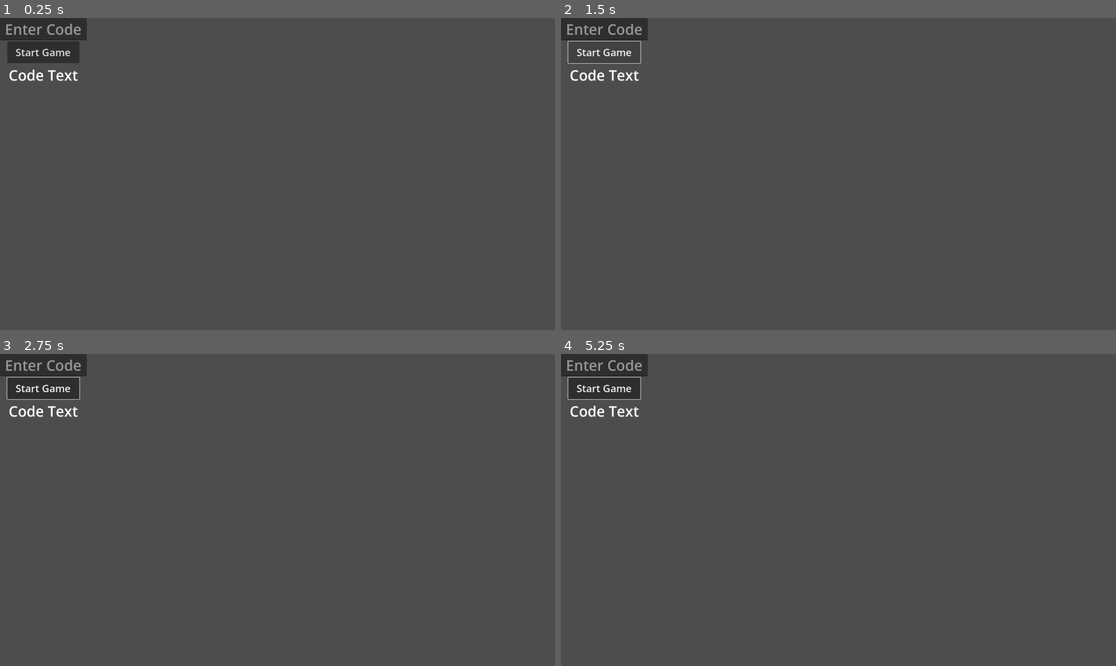
Above: before the commit, frames 1-4 (two rows, left to right).
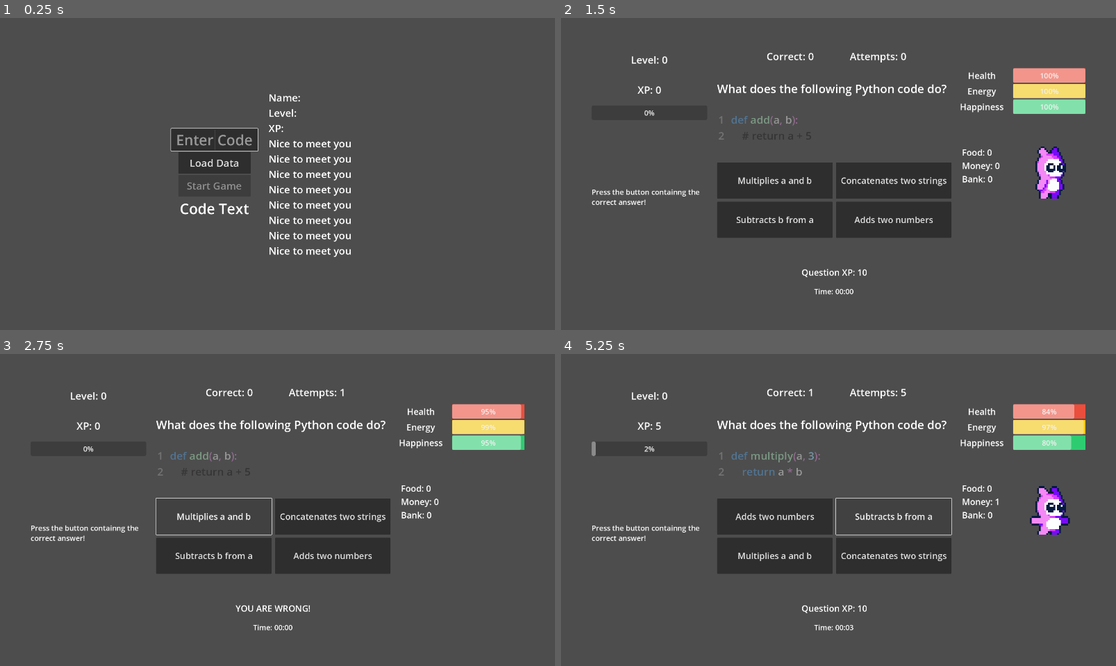
Above: after the commit, the same moments.

Repository: jweimerjr46/update-stats
Game: Godot game, scene res://main_menu.tscn
The game is run twice, just before and just after one commit, with the same random seed, the same clock (stepped at 60 frames per second) and the same inputs.
Inputs (mouse positions are in pixels of both pictures, inside the frame that each line leads up to):
- Up to frame 1 (0.25 s): no input
- Up to frame 2 (1.5 s): click (777, 161) at 0.5 s, where only the run after the commit has a clickable "Load Data"; click "Start Game" at 1.25 s
- Up to frame 3 (2.75 s): click (216, 516) at 2 s, where only the run after the commit has a clickable "Multiplies a and b"
- Up to frame 4 (5.25 s): click (894, 516) at 2.75 s, where only the run after the commit has a clickable "Concatenates two strings"; click (777, 556) at 3.5 s, where only the run after the commit has a clickable "Subtracts b from a"; click (777, 538) at 4.25 s, where only the run after the commit has a clickable "Concatenates two strings"; click (894, 538) at 5 s, where only the run after the commit has a clickable "Subtracts b from a"

The runs differ from the first frame. In frame 1, 5.6% of the frame differs, in the area x 0-64%, y 0-77%; in frame 2, 15%, in the area x 0-95%, y 0-89%; in frame 3, 13%; in frame 4, 14%.
Error before the commit: Parse Error: Identifier "syntax_label" not declared in the current scope. (res://MainMenu.gd:10)

Commit message:
added a load data button

Diff:
--- a/MainMenu.gd
+++ b/MainMenu.gd
@@ -1,14 +1,17 @@
 extends Control
 
-@onready var game_code = $VBoxContainer/GameCode
-@onready var code_label = $VBoxContainer/Codelabel
-
+@onready var game_code = $HBoxContainer/VBoxContainer/GameCode
+@onready var code_label = $HBoxContainer/VBoxContainer/Codelabel
+@onready var start_button = $HBoxContainer/VBoxContainer/StartButton
+@onready var name_label = $HBoxContainer/MarginContainer/VBoxContainer2/NameLabel
+@onready var xp_label = $HBoxContainer/MarginContainer/VBoxContainer2/XPLabel
 
 
 # Called when the node enters the scene tree for the first time.
 func _ready():
-	syntax_label.gutters_draw_line_numbers = true
 	game_code.grab_focus()
+	start_button.disabled = true
+
 
 
 @warning_ignore("unused_parameter")
@@ -23,10 +26,17 @@
 
 
 func _on_start_button_pressed():
+
+	get_tree().change_scene_to_file("res://quiz_screen.tscn")
+
+
+func _on_load_data_button_pressed():
+	start_button.disabled = false
 	if len(game_code.text) < 10:
 		Global.player_name = game_code.text
 	else:
 		var split_string = game_code.text.split()
 		#print(int(split_string[0] + split_string[1]))
 		Global.player_health = int(split_string[0] + split_string[1])
-	get_tree().change_scene_to_file("res://quiz_screen.tscn")
+	name_label.text = "Name: " + Global.player_name
+	xp_label.text = "XP: " + str(Global.xp)
--- a/main_menu.tscn
+++ b/main_menu.tscn
@@ -12,9 +12,18 @@
 script = ExtResource("1_y00vl")
 
 [node name="HBoxContainer" type="HBoxContainer" parent="."]
-layout_mode = 0
-offset_right = 40.0
-offset_bottom = 40.0
+layout_mode = 1
+anchors_preset = 8
+anchor_left = 0.5
+anchor_top = 0.5
+anchor_right = 0.5
+anchor_bottom = 0.5
+offset_left = -368.5
+offset_top = -117.5
+offset_right = 368.5
+offset_bottom = 117.5
+grow_horizontal = 2
+grow_vertical = 2
 
 [node name="VBoxContainer" type="VBoxContainer" parent="HBoxContainer"]
 layout_mode = 2
@@ -31,11 +40,19 @@
 clear_button_enabled = true
 caret_blink = true
 
+[node name="LoadDataButton" type="Button" parent="HBoxContainer/VBoxContainer"]
+custom_minimum_size = Vector2(250, 75)
+layout_mode = 2
+size_flags_horizontal = 4
+theme_override_font_sizes/font_size = 35
+text = "Load Data"
+
 [node name="StartButton" type="Button" parent="HBoxContainer/VBoxContainer"]
 custom_minimum_size = Vector2(250, 75)
 layout_mode = 2
 size_flags_horizontal = 4
 theme_override_font_sizes/font_size = 35
+disabled = true
 text = "Start Game"
 
 [node name="Codelabel" type="Label" parent="HBoxContainer/VBoxContainer"]
@@ -49,11 +66,90 @@
 
 [node name="MarginContainer" type="MarginContainer" parent="HBoxContainer"]
 layout_mode = 2
+theme_override_constants/margin_left = 33
+theme_override_constants/margin_top = 0
 
 [node name="VBoxContainer2" type="VBoxContainer" parent="HBoxContainer/MarginContainer"]
 layout_mode = 2
 
-[node name="RichTextLabel" type="RichTextLabel" parent="HBoxContainer/MarginContainer/VBoxContainer2"]
+[node name="NameLabel" type="Label" parent="HBoxContainer/MarginContainer/VBoxContainer2"]
+custom_minimum_size = Vector2(400, 40)
 layout_mode = 2
+theme_override_font_sizes/font_size = 35
+text = "Name: "
+vertical_alignment = 1
 
+[node name="LevelLabel" type="Label" parent="HBoxContainer/MarginContainer/VBoxContainer2"]
+custom_minimum_size = Vector2(400, 40)
+layout_mode = 2
+theme_override_font_sizes/font_size = 35
+text = "Level:
+"
+vertical_alignment = 1
+
+[node name="XPLabel" type="Label" parent="HBoxContainer/MarginContainer/VBoxContainer2"]
+custom_minimum_size = Vector2(400, 40)
+layout_mode = 2
+theme_override_font_sizes/font_size = 35
+text = "XP:
+"
+vertical_alignment = 1
+
+[node name="BankLabel" type="Label" parent="HBoxContainer/MarginContainer/VBoxContainer2"]
+custom_minimum_size = Vector2(400, 40)
+layout_mode = 2
+theme_override_font_sizes/font_size = 35
+text = "Nice to meet you"
+vertical_alignment = 1
+
+[node name="HealthLabel" type="Label" parent="HBoxContainer/MarginContainer/VBoxContainer2"]
+custom_minimum_size = Vector2(400, 40)
+layout_mode = 2
+theme_override_font_sizes/font_size = 35
+text = "Nice to meet you"
+vertical_alignment = 1
+
+[node name="EntergyLabel" type="Label" parent="HBoxContainer/MarginContainer/VBoxContainer2"]
+custom_minimum_size = Vector2(400, 40)
+layout_mode = 2
+theme_override_font_sizes/font_size = 35
+text = "Nice to meet you"
+vertical_alignment = 1
+
+[node name="HappinessLabel" type="Label" parent="HBoxContainer/MarginContainer/VBoxContainer2"]
+custom_minimum_size = Vector2(400, 40)
+layout_mode = 2
+theme_override_font_sizes/font_size = 35
+text = "Nice to meet you"
+vertical_alignment = 1
+
+[node name="FoodLabel" type="Label" parent="HBoxContainer/MarginContainer/VBoxContainer2"]
+custom_minimum_size = Vector2(400, 40)
+layout_mode = 2
+theme_override_font_sizes/font_size = 35
+text = "Nice to meet you"
+vertical_alignment = 1
+
+[node name="MoneyLabel" type="Label" parent="HBoxContainer/MarginContainer/VBoxContainer2"]
+custom_minimum_size = Vector2(400, 40)
+layout_mode = 2
+theme_override_font_sizes/font_size = 35
+text = "Nice to meet you"
+vertical_alignment = 1
+
+[node name="CorrectLabel" type="Label" parent="HBoxContainer/MarginContainer/VBoxContainer2"]
+custom_minimum_size = Vector2(400, 40)
+layout_mode = 2
+theme_override_font_sizes/font_size = 35
+text = "Nice to meet you"
+vertical_alignment = 1
+
+[node name="TimeLabel" type="Label" parent="HBoxContainer/MarginContainer/VBoxContainer2"]
+custom_minimum_size = Vector2(400, 40)
+layout_mode = 2
+theme_override_font_sizes/font_size = 35
+text = "Nice to meet you"
+vertical_alignment = 1
+
+[connection signal="pressed" from="HBoxContainer/VBoxContainer/LoadDataButton" to="." method="_on_load_data_button_pressed"]
 [connection signal="pressed" from="HBoxContainer/VBoxContainer/StartButton" to="." method="_on_start_button_pressed"]
--- a/quiz_screen.gd
+++ b/quiz_screen.gd
@@ -278,6 +278,7 @@
 		total_label.text = "Attempts: " + str(questions_answered)
 
 		if button.text == correct_answer and times_wrong < 3:
+			alltime_correct += 1
 			anim.play("jump")
 			sound_player.stream = correct_sound
 			sound_player.play()
